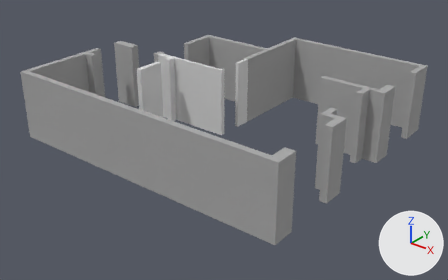
Two versions of the Blender file output_full.blend, one commit apart.
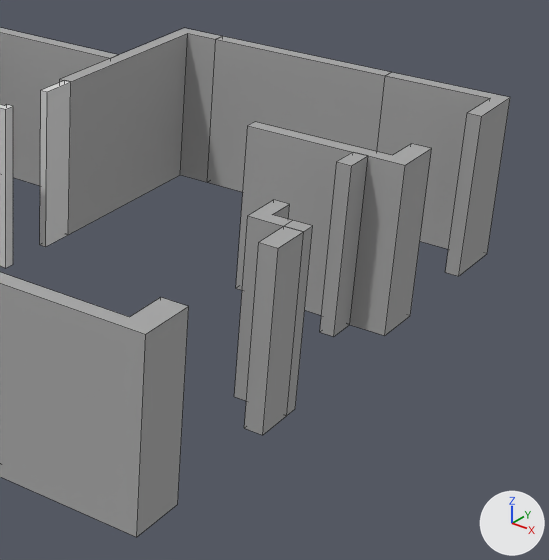
The first picture shows the older version from a camera (50 mm lens) standing at (48.91, -75.26, 10.86) and looking at (34.9, -57.76, 0.01). The close-ups show the older and then the newer version on the part from 49% to 99% of the width and 9% to 91% of the height of that picture. Only the edits that show in the close-ups are written down. The lights are fixed; the arrows at lower right show +X, +Y and +Z. The close-ups show mesh edges as thin lines.

In view in the first close-up: '可拆墙_围合000', '可拆墙_围合001', '承重墙_围合002', '承重墙_围合003', '承重墙_围合004', '承重墙_围合005', '承重墙_围合006', '承重墙_围合007', '承重墙_围合008', '承重墙_围合009', '承重墙_围合010', '承重墙_围合011'.
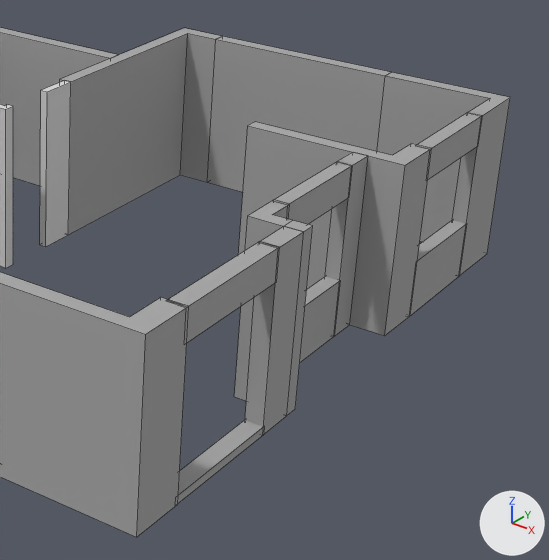
Location of each change, [x1, y1, x2, y2] in pixels of the close-ups (549 x 560 px):
```json
{"object": "窗洞001_窗上墙_001", "change": "added", "after": [166, 241, 278, 342]}
{"object": "窗洞002_窗下墙_000", "change": "added", "after": [411, 220, 466, 315]}
{"object": "窗洞003_窗上墙_001", "change": "added", "after": [274, 161, 351, 224]}
{"object": "窗洞001_窗下墙_000", "change": "added", "after": [178, 420, 263, 503]}
{"object": "窗洞003_窗下墙_000", "change": "added", "after": [300, 277, 339, 362]}
{"object": "窗洞002_窗上墙_001", "change": "added", "after": [415, 112, 482, 180]}
```

Edits to the scene script, one JSON object a line:
```json
{"op": "add", "block": "me_窗上墙_002", "code": ["me_窗上墙_002 = bpy.data.meshes.new('窗上墙.002')", "me_窗上墙_002.from_pydata(...)  # a box spanning x 39.72..39.96, y -58.1..-56.22, z 2.28..2.78", "me_窗上墙_002.materials.append(mat_承重墙)  # grey #aaaaaa"]}
{"op": "add", "block": "me_窗下墙_002", "code": ["me_窗下墙_002 = bpy.data.meshes.new('窗下墙.002')", "me_窗下墙_002.from_pydata(...)  # a box spanning x 39.72..39.96, y -58.1..-56.22, z 0.0..0.94", "me_窗下墙_002.materials.append(mat_承重墙)  # grey #aaaaaa"]}
{"op": "add", "block": "me_窗上墙_001", "code": ["me_窗上墙_001 = bpy.data.meshes.new('窗上墙.001')", "me_窗上墙_001.from_pydata(...)  # a box spanning x 40.32..40.56, y -54.93..-53.04, z 2.28..2.78", "me_窗上墙_001.materials.append(mat_承重墙)  # grey #aaaaaa"]}
{"op": "add", "block": "me_窗下墙_001", "code": ["me_窗下墙_001 = bpy.data.meshes.new('窗下墙.001')", "me_窗下墙_001.from_pydata(...)  # a box spanning x 40.32..40.56, y -54.93..-53.04, z 0.0..0.94", "me_窗下墙_001.materials.append(mat_承重墙)  # grey #aaaaaa"]}
{"op": "add", "block": "me_窗上墙", "code": ["me_窗上墙 = bpy.data.meshes.new('窗上墙')", "me_窗上墙.from_pydata(...)  # a box spanning x 40.27..40.56, y -61.55..-59.37, z 2.29..2.78", "me_窗上墙.materials.append(mat_承重墙)  # grey #aaaaaa"]}
{"op": "add", "block": "me_窗下墙", "code": ["me_窗下墙 = bpy.data.meshes.new('窗下墙')", "me_窗下墙.from_pydata(...)  # a box spanning x 40.27..40.56, y -61.55..-59.37, z 0.0..0.13", "me_窗下墙.materials.append(mat_承重墙)  # grey #aaaaaa"]}
{"op": "add", "block": "ob_窗洞003_窗上墙_001", "code": ["ob_窗洞003_窗上墙_001 = bpy.data.objects.new('窗洞003_窗上墙_001', me_窗上墙_002)", "ob_窗洞003_窗上墙_001.location = (0.0, 0.0, 0.0)"]}
{"op": "add", "block": "ob_窗洞003_窗下墙_000", "code": ["ob_窗洞003_窗下墙_000 = bpy.data.objects.new('窗洞003_窗下墙_000', me_窗下墙_002)", "ob_窗洞003_窗下墙_000.location = (0.0, 0.0, 0.0)"]}
{"op": "add", "block": "ob_窗洞002_窗上墙_001", "code": ["ob_窗洞002_窗上墙_001 = bpy.data.objects.new('窗洞002_窗上墙_001', me_窗上墙_001)", "ob_窗洞002_窗上墙_001.location = (0.0, 0.0, 0.0)"]}
{"op": "add", "block": "ob_窗洞002_窗下墙_000", "code": ["ob_窗洞002_窗下墙_000 = bpy.data.objects.new('窗洞002_窗下墙_000', me_窗下墙_001)", "ob_窗洞002_窗下墙_000.location = (0.0, 0.0, 0.0)"]}
{"op": "add", "block": "ob_窗洞001_窗上墙_001", "code": ["ob_窗洞001_窗上墙_001 = bpy.data.objects.new('窗洞001_窗上墙_001', me_窗上墙)", "ob_窗洞001_窗上墙_001.location = (0.0, 0.0, 0.0)"]}
{"op": "add", "block": "ob_窗洞001_窗下墙_000", "code": ["ob_窗洞001_窗下墙_000 = bpy.data.objects.new('窗洞001_窗下墙_000', me_窗下墙)", "ob_窗洞001_窗下墙_000.location = (0.0, 0.0, 0.0)"]}
```
